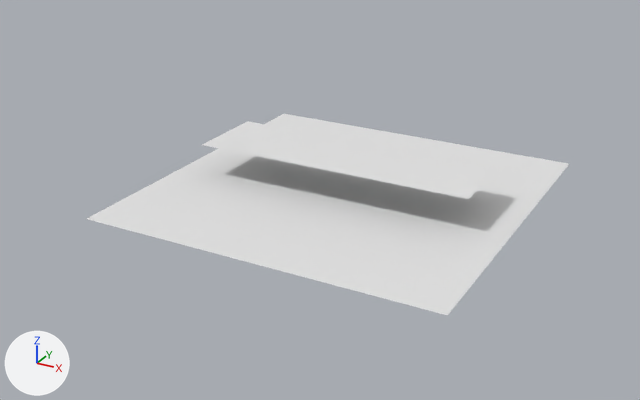
Renders of the Blender file dist/10_full_sample_game/blend/UPVN_Template.blend from each side of a commit.
The view is the same before and after, from a 50 mm lens placed at (10.43, -20.43, 9.72), pointed at (-0.37, -0.8, -0.1). Lighting does not change. The marker at lower left points along +X, +Y and +Z. The first picture is the older version.

Names of what the first picture shows: 'BG_Plane', 'Dialogue_Box'.
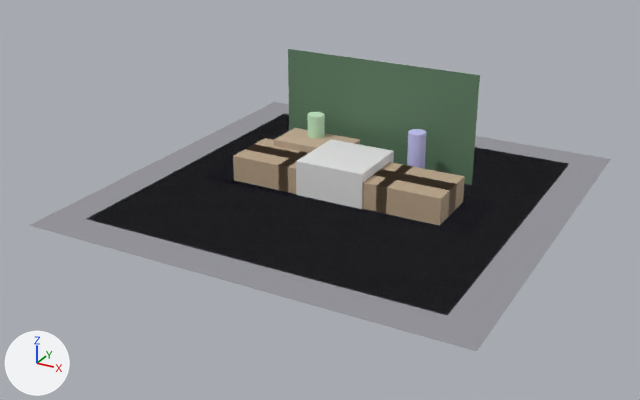
Where the newer file only moved an object's origin or applied its transform, the numbers keep the older frame.

Edits to the bpy script that builds the scene:
```text
Change me_plane:
    where me_plane.from_pydata(...)  # 4 vertices, 1 face; spans x -5.0..5.0, y -5.0..5.0, z 0.0
    me_plane part 1: 1 face spanning x -5.0..5.0, y -5.0..5.0, z 0.0 switches from no material to mat_mabg_plane (greyish blue #454555)
    add me_plane.materials.append(mat_mabg_plane)  # greyish blue #454555
Change me_plane_001:
    used by ob_dialogue_box; location = (0.0, 0.0, 1.0); scale = (1.0, 0.3, 1.0)
    verts and faces of me_plane_001; kept vertices keep their numbers, new ones are numbered from 4
    remove me_plane_001.from_pydata(...)  # 4 vertices, 1 face; spans x -4.0..4.0, y -4.0..4.0, z 0.0
    add me_plane_001.from_pydata(...)  # 4 vertices, 1 face; spans x -1.0..1.0, y -1.0..1.0, z 0.0
    me_plane_001 part 2
    add delete_vertices([*range(0, 4)])  # with the faces that use them
    me_plane_001 part 3
    add verts[4] = (-1.0, -1.0, 0.0)  # pixel (203, 177)
    add verts[5] = (1.0, -1.0, 0.0)  # pixel (465, 235)
    add verts[6] = (1.0, 1.0, 0.0)  # pixel (496, 201)
    add verts[7] = (-1.0, 1.0, 0.0)
    add faces += [(4, 5, 6, 7)]
    add me_plane_001.materials.append(mat_madialogue_box)  # dark blue #3f3f61
Add me_blackboard_mesh:
    me_blackboard_mesh.from_pydata([(-1.0, -1.0, 0.0), (1.0, -1.0, 0.0), (1.0, 1.0, 0.0), (-1.0, 1.0, 0.0)], [], [(0, 1, 2, 3)])
    me_blackboard_mesh.materials.append(mat_matboard)  # greyish green #618165
Add me_floor_classroom_mesh:
    me_floor_classroom_mesh.from_pydata([(-1.0, -1.0, 0.0), (1.0, -1.0, 0.0), (1.0, 1.0, 0.0), (-1.0, 1.0, 0.0)], [], [(0, 1, 2, 3)])
    me_floor_classroom_mesh.materials.append(mat_matfloor)  # grey #95959b
Add ob_char_sylvie_placeholder:
    ob_char_sylvie_placeholder = bpy.data.objects.new('Char_Sylvie_placeholder', me_char_sylvie_placeholder_mesh)  # a 24-sided cylinder along z spanning x -0.25..0.25, y -0.25..0.25, z -0.7..0.7; in mat_matchar_sylvie_placeholder (blue #c4c4f3)
    ob_char_sylvie_placeholder.location = (1.6, 1.2, 0.9)
Add ob_char_eileen_placeholder:
    ob_char_eileen_placeholder = bpy.data.objects.new('Char_Eileen_placeholder', me_char_eileen_placeholder_mesh)  # a 24-sided cylinder along z spanning x -0.25..0.25, y -0.25..0.25, z -0.7..0.7; in mat_matchar_eileen_placeholder (pale green #c4e7c4)
    ob_char_eileen_placeholder.location = (-1.6, 1.2, 0.9)
Add ob_blackboard:
    ob_blackboard = bpy.data.objects.new('Blackboard', me_blackboard_mesh)
    ob_blackboard.location = (0.0, 2.0, 1.2)
    ob_blackboard.rotation_euler = (1.571, 0.0, 0.0)  # degrees (90, 0, 0)
    ob_blackboard.scale = (3.0, 2.0, 1.0)
Add ob_desk_08:
    ob_desk_08 = bpy.data.objects.new('Desk_08', me_desk_08_mesh)  # a box spanning x -1.0..1.0, y -1.0..1.0, z -1.0..1.0; in mat_matdeskteacher (beige #c4ad95)
    ob_desk_08.location = (-1.4, 0.9, 0.35)
    ob_desk_08.scale = (1.1, 0.6, 0.6)
Add ob_desk_07:
    ob_desk_07 = bpy.data.objects.new('Desk_07', me_desk_07_mesh)  # a box spanning x -1.0..1.0, y -1.0..1.0, z -1.0..1.0; in mat_matdesk (beige #baa489)
    ob_desk_07.location = (2.3, -0.4, 0.25)
    ob_desk_07.scale = (0.9, 0.55, 0.5)
Add ob_desk_06:
    ob_desk_06 = bpy.data.objects.new('Desk_06', me_desk_06_mesh)  # a box spanning x -1.0..1.0, y -1.0..1.0, z -1.0..1.0; in mat_matdesk (beige #baa489)
    ob_desk_06.location = (0.8, -0.4, 0.25)
    ob_desk_06.scale = (0.9, 0.55, 0.5)
Add ob_desk_05:
    ob_desk_05 = bpy.data.objects.new('Desk_05', me_desk_05_mesh)  # a box spanning x -1.0..1.0, y -1.0..1.0, z -1.0..1.0; in mat_matdesk (beige #baa489)
    ob_desk_05.location = (-0.7, -0.4, 0.25)
    ob_desk_05.scale = (0.9, 0.55, 0.5)
Add ob_desk_04:
    ob_desk_04 = bpy.data.objects.new('Desk_04', me_desk_04_mesh)  # a box spanning x -1.0..1.0, y -1.0..1.0, z -1.0..1.0; in mat_matdesk (beige #baa489)
    ob_desk_04.location = (-2.2, -0.4, 0.25)
    ob_desk_04.scale = (0.9, 0.55, 0.5)
Add ob_desk_03:
    ob_desk_03 = bpy.data.objects.new('Desk_03', me_desk_03_mesh)  # a box spanning x -1.0..1.0, y -1.0..1.0, z -1.0..1.0; in mat_matdesk (beige #baa489)
    ob_desk_03.location = (2.3, 0.2, 0.25)
    ob_desk_03.scale = (0.9, 0.55, 0.5)
Add ob_desk_02:
    ob_desk_02 = bpy.data.objects.new('Desk_02', me_desk_02_mesh)  # a box spanning x -1.0..1.0, y -1.0..1.0, z -1.0..1.0; in mat_matdesk (beige #baa489)
    ob_desk_02.location = (0.8, 0.2, 0.25)
    ob_desk_02.scale = (0.9, 0.55, 0.5)
Add ob_desk_00:
    ob_desk_00 = bpy.data.objects.new('Desk_00', me_desk_00_mesh)  # a box spanning x -1.0..1.0, y -1.0..1.0, z -1.0..1.0; in mat_matdesk (beige #baa489)
    ob_desk_00.location = (-2.2, 0.2, 0.25)
    ob_desk_00.scale = (0.9, 0.55, 0.5)
Add ob_floor_classroom:
    ob_floor_classroom = bpy.data.objects.new('Floor_classroom', me_floor_classroom_mesh)
    ob_floor_classroom.location = (0.0, 0.0, 0.0)
    ob_floor_classroom.scale = (6.0, 6.0, 1.0)
Add ob_cube:
    ob_cube = bpy.data.objects.new('Cube', me_cube)  # a box spanning x -1.0..1.0, y -1.0..1.0, z -1.0..1.0; in mat_material (white #e7e7e7)
    ob_cube.location = (0.0, 0.0, 0.0)
```

Pixel boxes (x1, y1, x2, y2) of what changed, in the pictures (640 x 400 px):
'Floor_classroom', added: after (29, 102, 611, 351)
'Blackboard', added: after (288, 49, 480, 185)
'Cube', added: after (296, 139, 394, 209)
'Desk_07', added (beige): after (376, 172, 457, 226)
'Desk_04', added (beige): after (233, 144, 307, 192)
'Desk_08', added (beige): after (274, 128, 360, 153)
'Desk_06', added (beige): after (362, 169, 393, 212)
'Desk_03', added (beige): after (394, 165, 465, 210)
'Char_Sylvie_placeholder', added (blue): after (407, 129, 427, 169)
'Char_Eileen_placeholder', added (pale green): after (307, 112, 325, 138)
'Desk_05', added: after (288, 162, 296, 194)
'Desk_00', added: after (255, 138, 308, 154)
'Desk_02', added (mostly hidden): after (381, 162, 403, 172)
part 1 of me_plane, recoloured: (88, 114, 568, 315) in both
part 2 of me_plane_001, deleted: before (202, 121, 499, 199)
part 3 of me_plane_001, added: after (205, 163, 495, 236)
